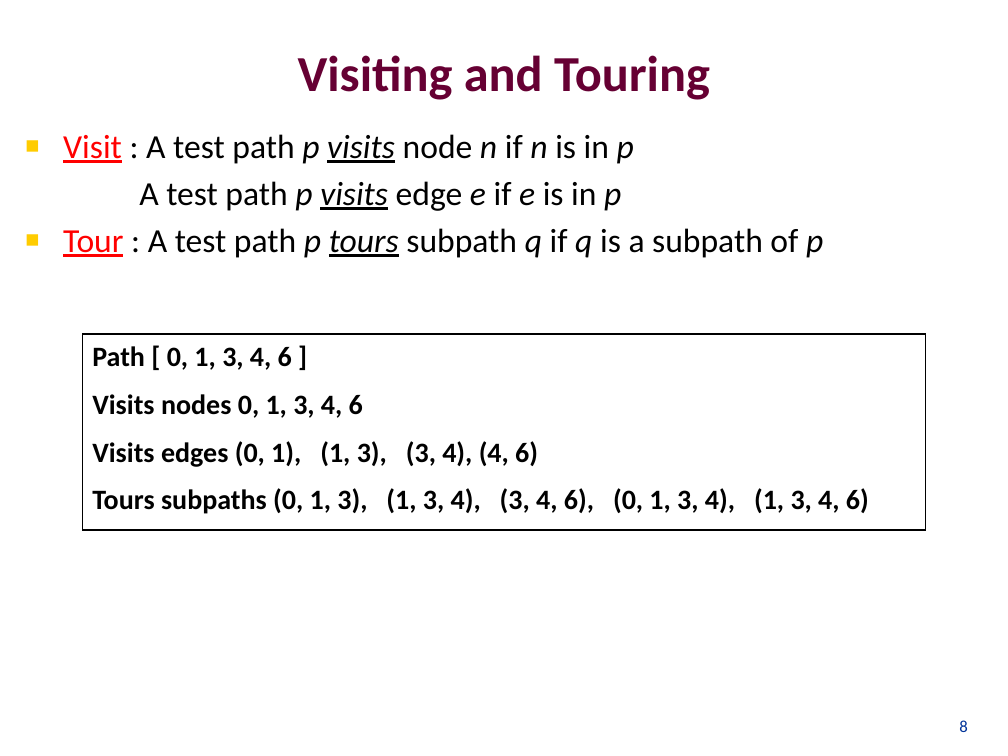
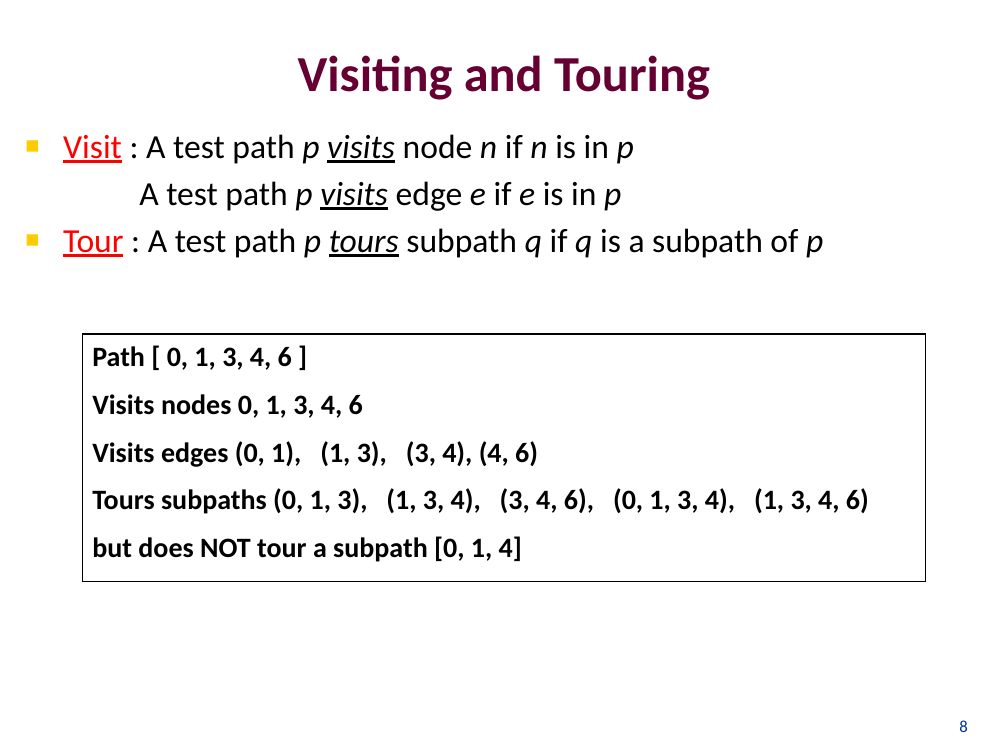
Before and after one commit to swtv-kaist/cs458-spring23, a slide deck: slide 8 of 2-coverage/lec4-graph_coverage-v4.pptx. Drawn at 1008x756 pixels with LibreOffice and Linux fonts; fonts in the diff are those of the drawing; background and template pictures are left out. Boxes give left, top, right and bottom in pixels: in the first picture for what was removed or moved away, otherwise in the second. Text is boxed around its words. In the diff, an @@ line names an element or a change of style, - is before the commit and + after.

```diff
--- a/2-coverage/lec4-graph_coverage-v4.pptx
+++ b/2-coverage/lec4-graph_coverage-v4.pptx
@@ rectangle "Path [ 0, 1, 3, ...": place and size @@
-rectangle "Path [ 0, 1, 3, ..." at (83, 334, 925, 530)
+rectangle "Path [ 0, 1, 3, ..." at (83, 334, 925, 582)
@@ text in rectangle at (92, 536, 522, 562): paragraph added @@
+but does NOT tour a subpath [0, 1, 4]
```
Also in this commit, not shown: 1 other slide changed, 3 other files.
